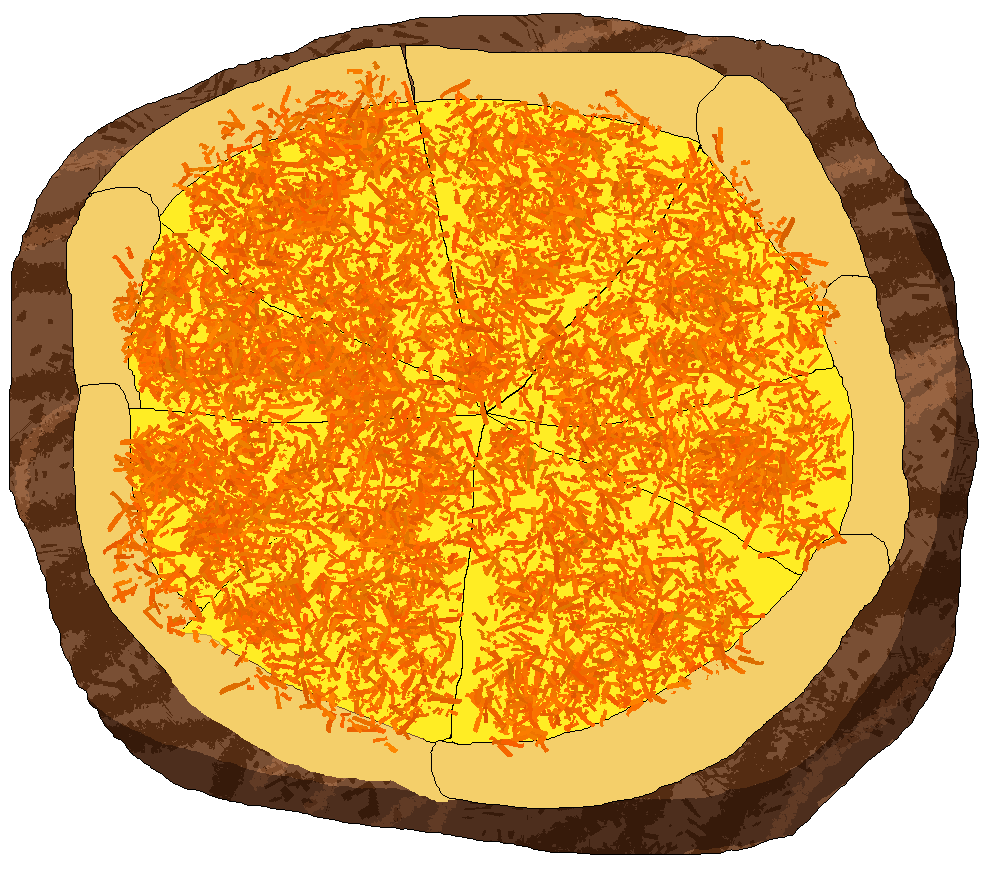
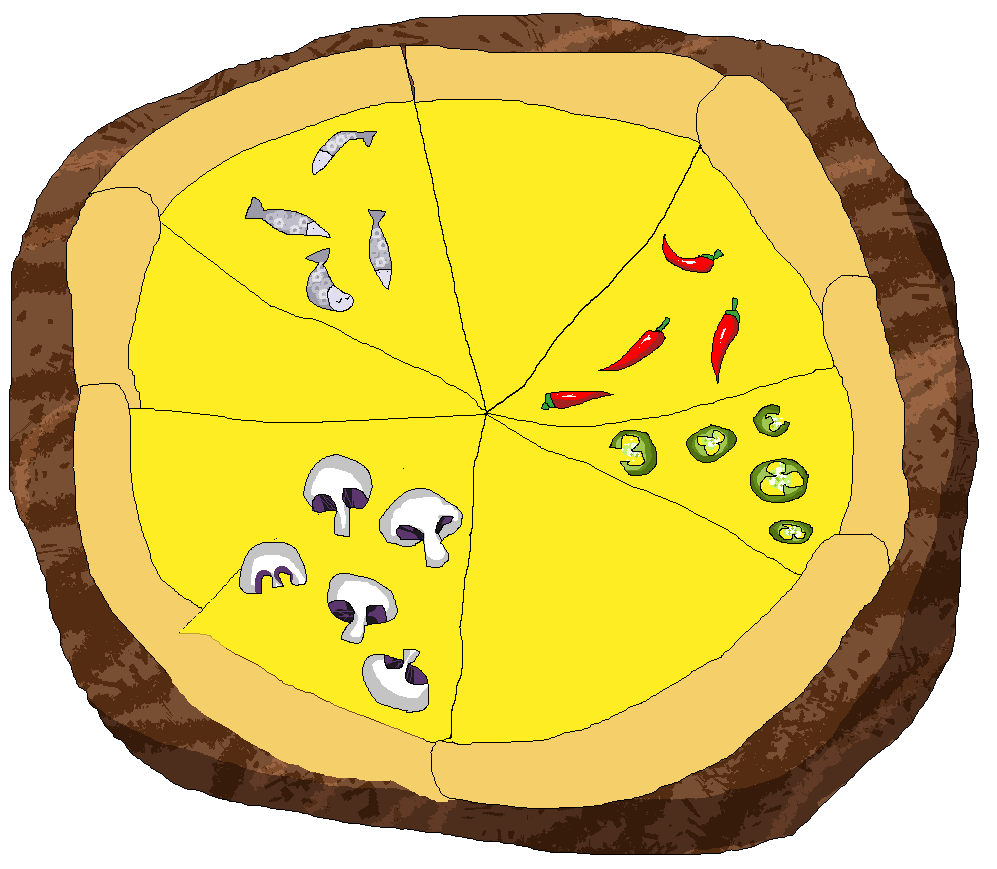
Before/after of a 997 × 869 layered artwork. What changed in the layer stack:
added group "Группа 22" with 4 layers above "Группа 21" over 609, 393, 825, 562
added layer "Слой 93" in group "Группа 22" over 610, 393, 825, 562
added layer "Слой 92" in group "Группа 22" over 611, 405, 812, 543
added layer "Слой 91" in group "Группа 22" over 609, 404, 813, 544
added layer "Слой 94" in group "Группа 22" over 621, 412, 801, 537
added group "Группа 21" with 4 layers above "Группа 20" over 541, 234, 741, 412
added layer "Слой 90" in group "Группа 21" over 546, 237, 741, 412
added layer "Слой 89" in group "Группа 21" over 551, 239, 738, 408
added layer "Слой 88" in group "Группа 21" over 542, 250, 739, 409
added layer "Слой 87" in group "Группа 21" over 541, 234, 740, 410
added group "Группа 20" with 5 layers above "Группа 19" over 235, 452, 444, 714
added layer "Слой 86" in group "Группа 20" over 235, 452, 444, 714
added layer "Слой 84" in group "Группа 20" over 240, 455, 428, 712
added layer "Слой 85" in group "Группа 20" over 318, 476, 414, 704
added layer "Слой 83" in group "Группа 20" over 312, 489, 427, 684
added layer "Слой 82" in group "Группа 20" over 239, 454, 429, 713
added group "Группа 19" with 4 layers above "Группа 18" over 245, 123, 392, 312
added layer "Слой 81" (58%) in group "Группа 19" over 273, 133, 388, 299
added layer "Слой 80" (40%) in group "Группа 19" over 265, 123, 390, 305
added layer "Слой 79" in group "Группа 19" over 246, 132, 391, 311
added layer "Слой 78" in group "Группа 19" over 245, 131, 392, 312
hid group "Группа 18" (8 layers) over 103, 61, 850, 757
showed group "Группа 10" (3 layers) over 379, 488, 463, 568
showed "Слой 47" over 379, 488, 463, 568
…and 2 more changes (2 visibility)
